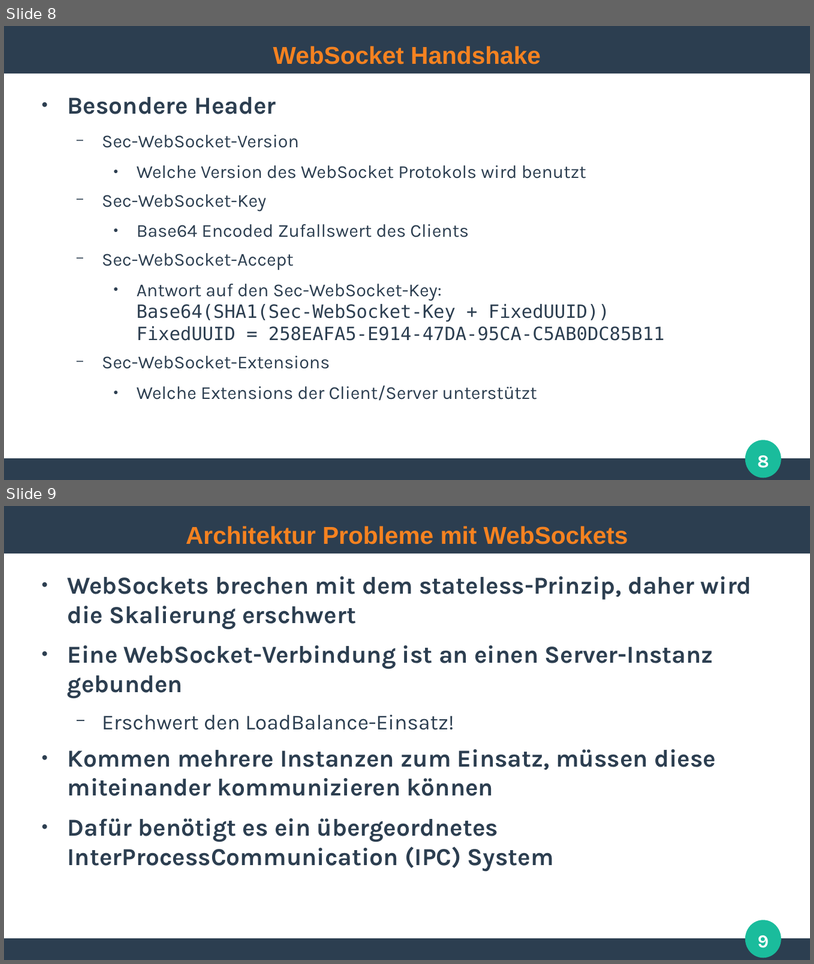
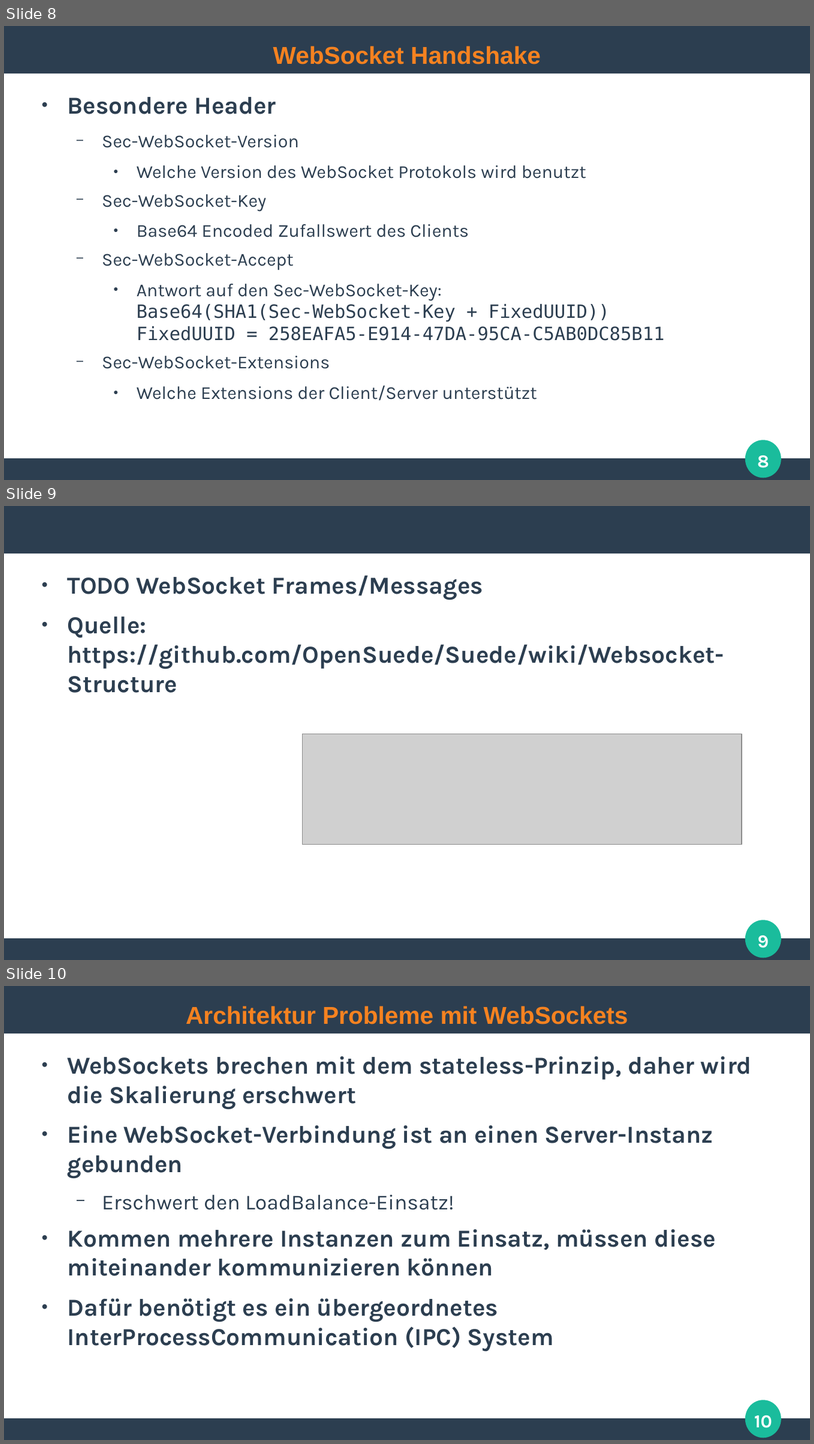
Before and after one commit to ghandmann/HS-AlbSig-WebAnwendungen2, a slide deck: Kapitel/09_WebSockets.odp. Shown one above the other, each under a label of ours: slides 8 and 9 before the commit, slides 8, 9 and 10 after it. The pictures are 814x964 and 814x1444 pixels, drawn with LibreOffice and Linux fonts; fonts in the diff are those of the drawing; grey boxes stand for pictures. Boxes give left, top, right and bottom in pixels: in the first picture for what was removed or moved away, otherwise in the second. Text is boxed around its words. In the diff, an @@ line names an element or a change of style, - is before the commit and + after.

```diff
--- a/Kapitel/09_WebSockets.odp
+++ b/Kapitel/09_WebSockets.odp
@@ slide 9 added at (x1=4, y1=506, x2=810, y2=960), background #FFFFFF; not listed: 3 template elements that a slide beside it also shows @@
@@ text added at (x1=68, y1=575, x2=725, y2=693), 24 pt, text #2C3E50, bold @@
+● TODO WebSocket Frames/Messages
+● Quelle: https://github.com/OpenSuede/Suede/wiki/Websocket-Structure
@@ picture added at (x1=303, y1=733, x2=743, y2=844) @@
@@ page number added at (x1=758, y1=935, x2=770, y2=948), 18 pt, text #FFFFFF, bold @@
+9
@@ what was slide 9 is now slide 10 @@
@@ page number at (x1=755, y1=1415, x2=773, y2=1428): text changed @@
-9
+10
```
